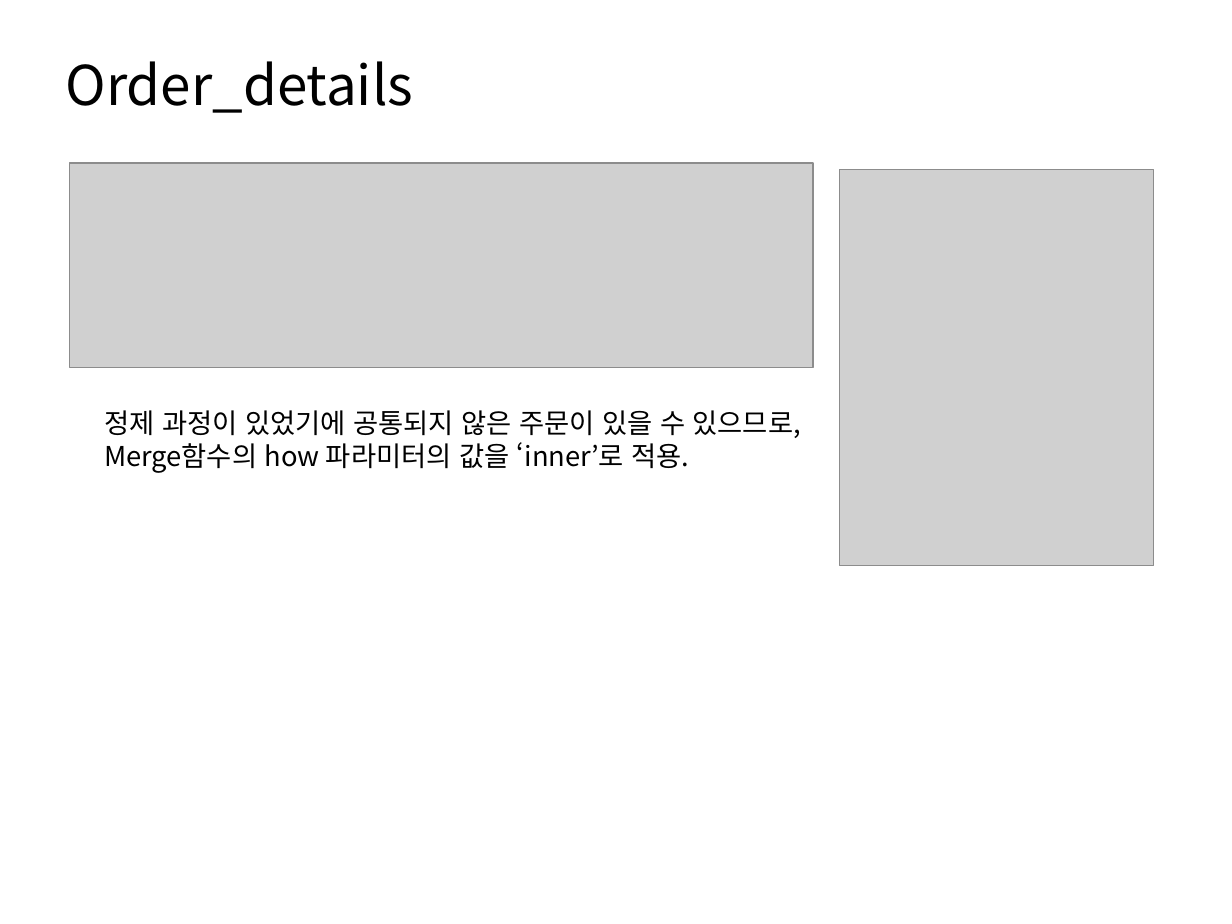
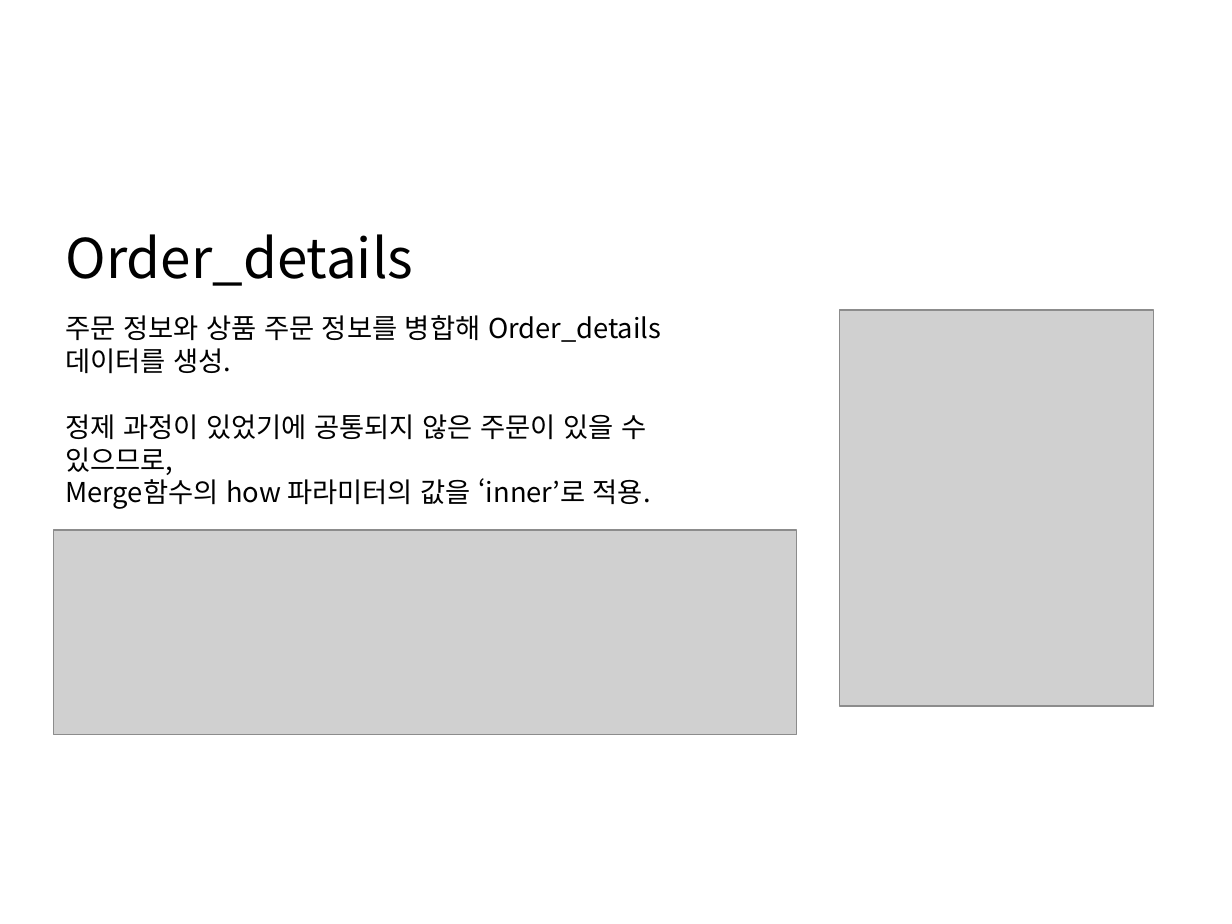
Before and after one commit to WasVelinn/1stPerSonalProjecT, a slide deck: slide 15 of 프레젠테이션1.pptx (slide 10 before the commit). Drawn at 1232x924 pixels with LibreOffice and Linux fonts; fonts in the diff are those of the drawing; grey boxes stand for pictures. Boxes give left, top, right and bottom in pixels: in the first picture for what was removed or moved away, otherwise in the second. Text is boxed around its words. In the diff, an @@ line names an element or a change of style, - is before the commit and + after.

```diff
--- a/프레젠테이션1.pptx
+++ b/프레젠테이션1.pptx
@@ text "Order_details": place and size @@
-text "Order_details" at bbox=[66, 61, 414, 113]
+text "Order_details" at bbox=[66, 234, 414, 286]
@@ text "주문 정보와 상품 주문 정보를 ...": place and size @@
-text "주문 정보와 상품 주문 정보를 ..." at bbox=[104, 410, 801, 473]
+text "주문 정보와 상품 주문 정보를 ..." at bbox=[65, 315, 661, 509]
@@ text at bbox=[65, 315, 661, 374]: paragraphs added @@
+주문 정보와 상품 주문 정보를 병합해 Order_details
+데이터를 생성.
@@ picture: place and size @@
-picture at bbox=[839, 170, 1153, 567]
+picture at bbox=[839, 310, 1153, 707]
@@ picture: place and size @@
-picture at bbox=[70, 163, 813, 367]
+picture at bbox=[53, 530, 796, 734]
```
Also in this commit, not shown: 2 other slides changed, 6 slides added, 1 slide removed, 12 other files.
